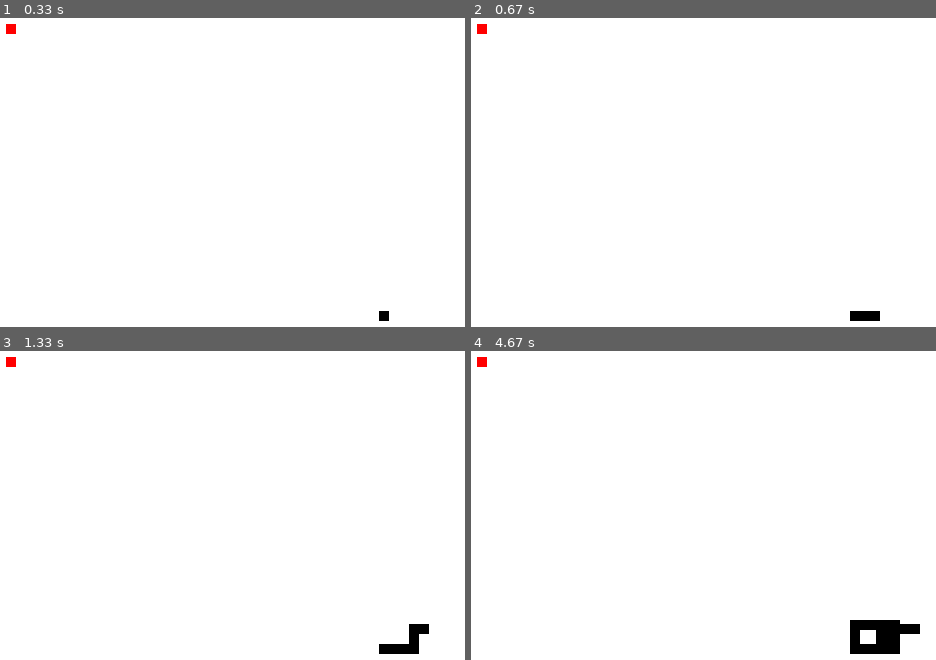
Above: before the commit, frames 1-4 (two rows, left to right).
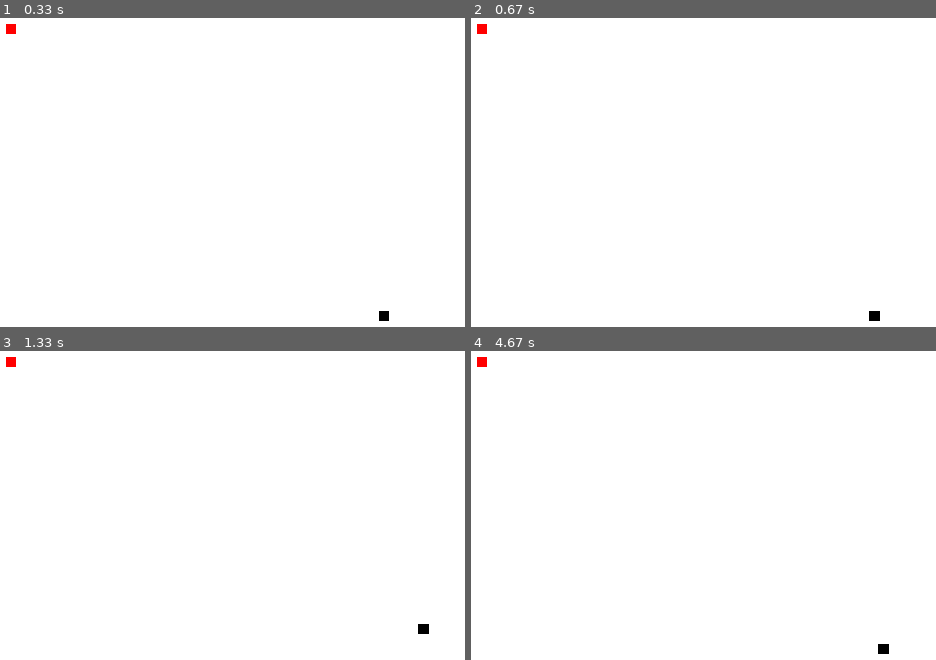
Above: after the commit, the same moments.

Repository: vamshigunji183/pygame
Game: pygame game, started from snakegame/snakegame.py
Same seed, same stepped clock (60 frames per second), same inputs: the game is played once before the commit and once after it.
Inputs:
- Up to frame 1 (0.33 s): no input
- Up to frame 2 (0.67 s): hold Right from 0.33 s (still down)
- Up to frame 3 (1.33 s): release Right at 0.8 s; hold Up 0.83-1.13 s; hold Right from 1.17 s (still down)
- Up to frame 4 (4.67 s): release Right at 1.63 s; hold Left 1.67-2.2 s; hold Down 2.23-2.53 s; hold Left 2.57-2.97 s; hold Up 3-3.37 s; hold Right 3.4-4.03 s; hold Down 4.07-4.43 s; hold Left from 4.47 s (still down)

Frame 1 is identical in both runs. In frame 2, 0.1% of the frame differs, in the area x 81-86%, y 94-99%; in frame 3, 0.4%; in frame 4, 1.1%, in the area x 81-97%, y 87-99%.

Commit message:
Snake Game with snake length increasing

Diff:
--- a/snakegame/snakegame.py
+++ b/snakegame/snakegame.py
@@ -45,6 +45,7 @@
     y_change=0
 
     snakeList = []
+    snakeLength = 1
 
     while not gameExit:
 
@@ -84,7 +85,8 @@
 
         food(food_startx, food_starty, food_width, food_height, red)
 
-
+        if(len(snakeList)>snakeLength):
+            del snakeList[0]
         snakeHead=[]
         snakeHead.append(snake_startx)
         snakeHead.append(snake_starty)
@@ -94,6 +96,7 @@
         distance=((snake_startx-food_startx)**2+(snake_starty-food_starty)**2)**0.5
         if(distance<10):
             print("ate")
+            snakeLength+=10
             food_startx = round(random.randrange(0, display_width))
             food_starty = round(random.randrange(0, display_height))
 
